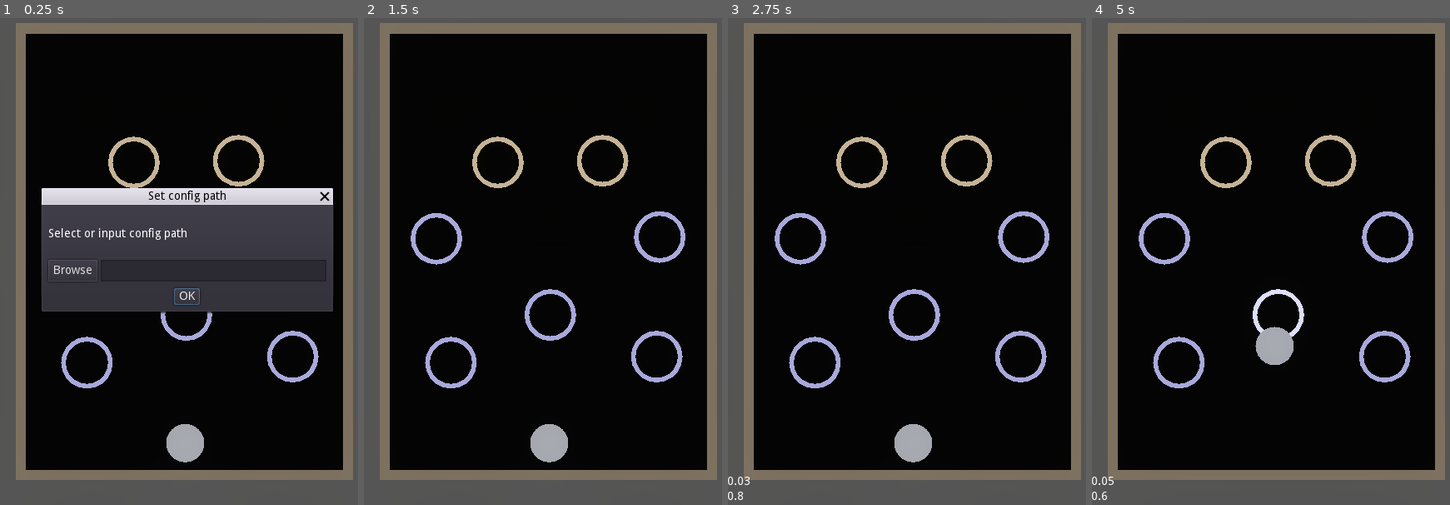
Above: before the commit, frames 1-4 (left to right).
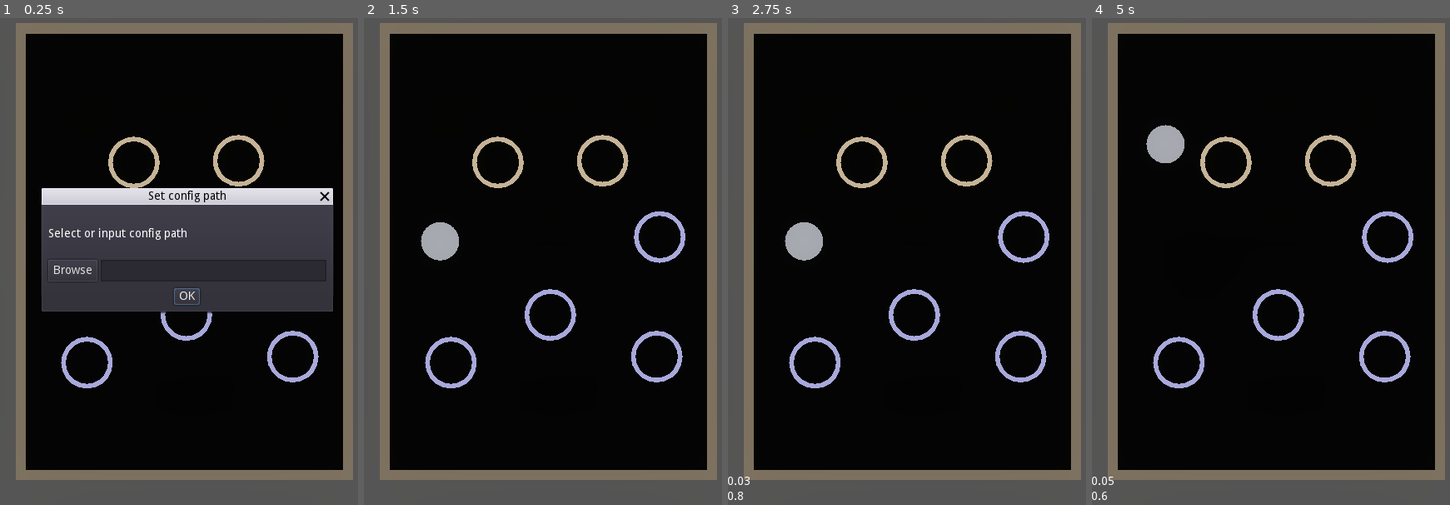
Above: after the commit, the same moments.

Repository: ZhekaHauska/pinball
Game: Godot game, scene res://scenes/Env.tscn
The game is run twice, just before and just after one commit, with the same random seed, the same clock (stepped at 60 frames per second) and the same inputs.
Inputs (mouse positions are in pixels of both pictures, inside the frame that each line leads up to):
- Up to frame 1 (0.25 s): no input
- Up to frame 2 (1.5 s): click (578, 271) at 0.52 s; type "12" at 0.6 s; click "OK" at 1.25 s
- Up to frame 3 (2.75 s): tap Enter at 2 s; hold Right (turn_right) from 2.03 s (still down); hold Down (decrease_impulse) from 2.03 s (still down)
- Up to frame 4 (5 s): tap Space (fire) at 2.75, 2.85 s; release Right (turn_right) at 2.78 s; release Down (decrease_impulse) at 2.78 s; hold Left (turn_left) 2.78-3.53 s; hold Up (increase_impulse) 3.53-4.28 s; hold Right (turn_right) from 3.53 s (still down); tap Down (decrease_impulse) at 4.35 s

The runs differ from the first frame. In frame 1, 0.7% of the frame differs, in the area x 46-57%, y 83-92%; in frame 2, 1.7%; in frame 3, 1.7%; in frame 4, 2.0%, in the area x 13-60%, y 21-72%.

Commit message:
add control of initial ball position

Diff:
--- a/scenes/Env.tscn
+++ b/scenes/Env.tscn
@@ -108,7 +108,7 @@
 material = SubResource( 7 )
 
 [node name="Ball" parent="." instance=ExtResource( 2 )]
-transform = Transform( 1, 0, 0, 0, 1, 0, 0, 0, 1, 0, 0.779, 0 )
+transform = Transform( 1, 0, 0, 0, 1, 0, 0, 0, 1, -2.85188, 0.779, -5.26502 )
 mass = 1.0
 physics_material_override = SubResource( 3 )
 
@@ -123,11 +123,6 @@
 transform = Transform( 1, 0, 0, 0, 1, 0, 0, 0, 1, 0.0279096, 0.681355, -3.34289 )
 angles = [ 80, -80 ]
 strength = 2
-
-[node name="RandomForce4" parent="RandomForces" instance=ExtResource( 4 )]
-transform = Transform( 1, 0, 0, 0, 1, 0, 0, 0, 1, -2.94893, 0.681355, -5.33419 )
-angles = [ 180, 70, -90 ]
-strength = 4
 
 [node name="RandomForce5" parent="RandomForces" instance=ExtResource( 4 )]
 transform = Transform( 1, 0, 0, 0, 1, 0, 0, 0, 1, 2.80844, 0.681355, -2.25657 )
--- a/scripts/Env.gd
+++ b/scripts/Env.gd
@@ -117,7 +117,7 @@
 				$Agent.act(action[0], action[1])
 
 			if message['type'] == 'reset':
-				reset()
+				reset(message['position'])
 
 			if message['type'] == 'set_config':
 				config_path = message['config_path']
@@ -137,11 +137,19 @@
 
 				_set_sensor_size(size)
 
-func reset():
+func reset(position=null):
 	for att in $Attractors.get_children():
 		att.attracted_body = null
 
-	$Ball.translation = initial_ball_position
+	if position:
+		var pos = Vector3.ZERO
+		pos.y = initial_ball_position.y
+		pos.x = position[0]
+		pos.z = position[1]
+		$Ball.translation = pos
+	else:
+		$Ball.translation = initial_ball_position
+
 	$Ball.angular_velocity = Vector3.ZERO
 	$Ball.linear_velocity = Vector3.ZERO
 
Not shown, changed: python_env/pinball.py
